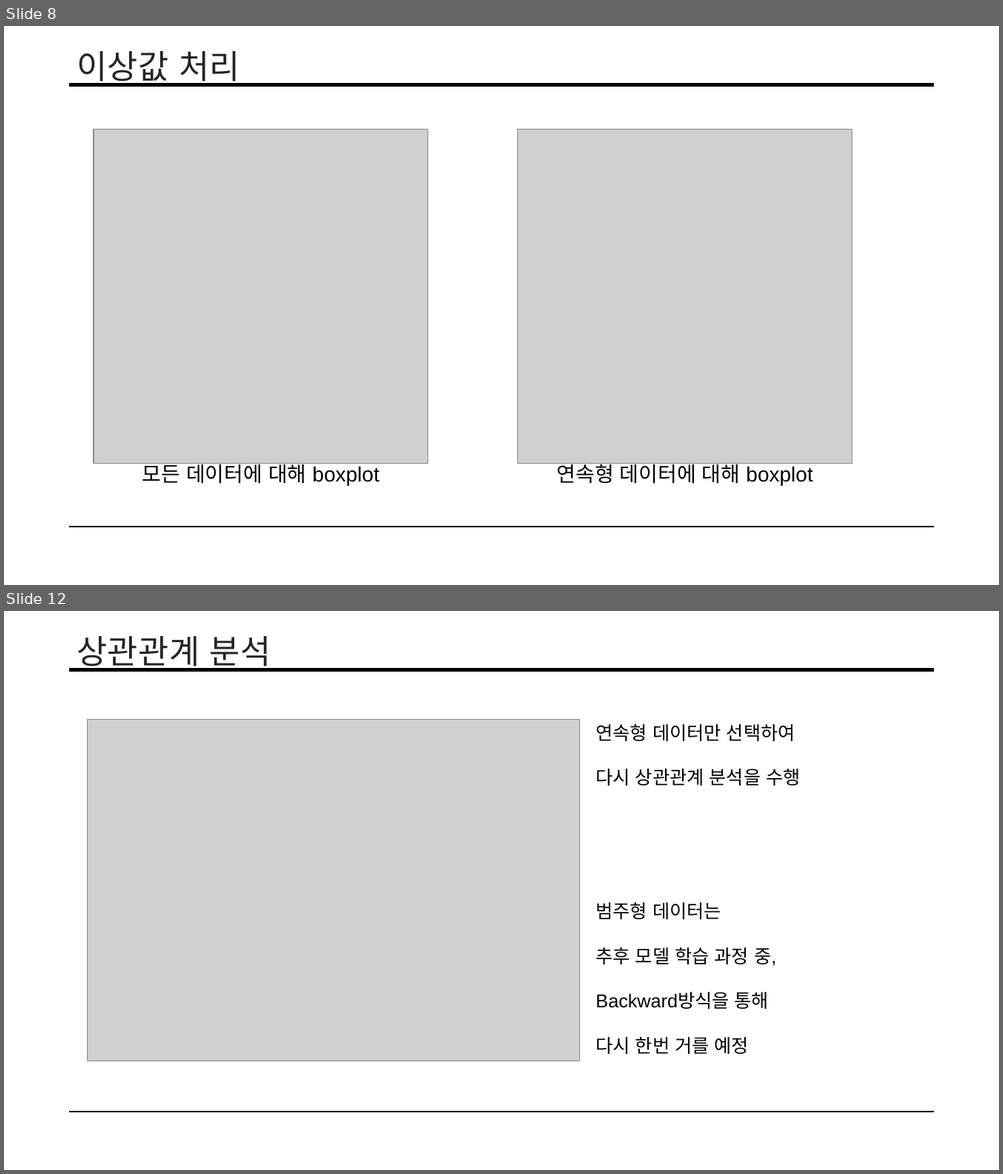
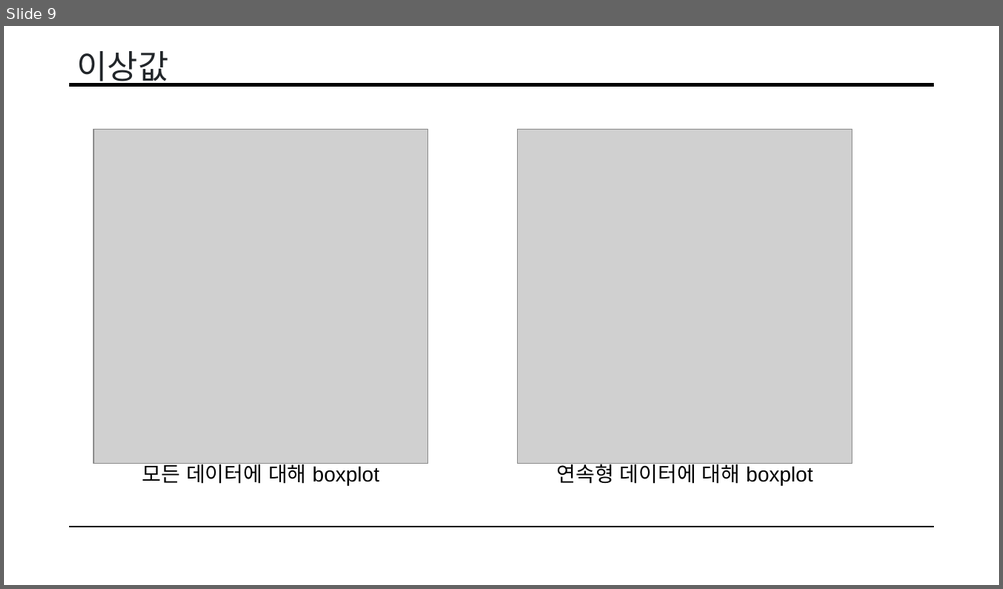
Before and after one commit to pillwood/Heart-Disease-Prediction, a slide deck: 201조 데이터 전처리.pptx. Shown one above the other, each under a label of ours: slides 8 and 12 before the commit, slide 9 after it; the slides between them are not shown. The pictures are 1003x1174 and 1003x589 pixels, drawn with LibreOffice and Linux fonts; fonts in the diff are those of the drawing; grey boxes stand for pictures. Boxes give left, top, right and bottom in pixels: in the first picture for what was removed or moved away, otherwise in the second. Text is boxed around its words. In the diff, an @@ line names an element or a change of style, - is before the commit and + after.

Commit message:
Add files via upload
상관관계준석 내용 삭제

```diff
--- a/201조 데이터 전처리.pptx
+++ b/201조 데이터 전처리.pptx
@@ slide 12 removed at [4, 611, 999, 1170], background #FFFFFF; not listed: 2 template elements that a slide beside it also shows @@
@@ title removed at [77, 636, 271, 672] @@
-상관관계 분석
@@ picture removed at [87, 720, 579, 1062] @@
@@ text removed at [595, 724, 800, 1054] @@
-연속형 데이터만 선택하여
-다시 상관관계 분석을 수행
-범주형 데이터는
-추후 모델 학습 과정 중,
-Backward방식을 통해
-다시 한번 거를 예정
@@ what was slide 8 is now slide 9 @@
@@ slide 9 changed as well @@
@@ title at [77, 51, 169, 87]: text changed @@
-이상값 처리
+이상값
```
Also in this commit, not shown: 9 other slides changed, 5 other slides removed.
